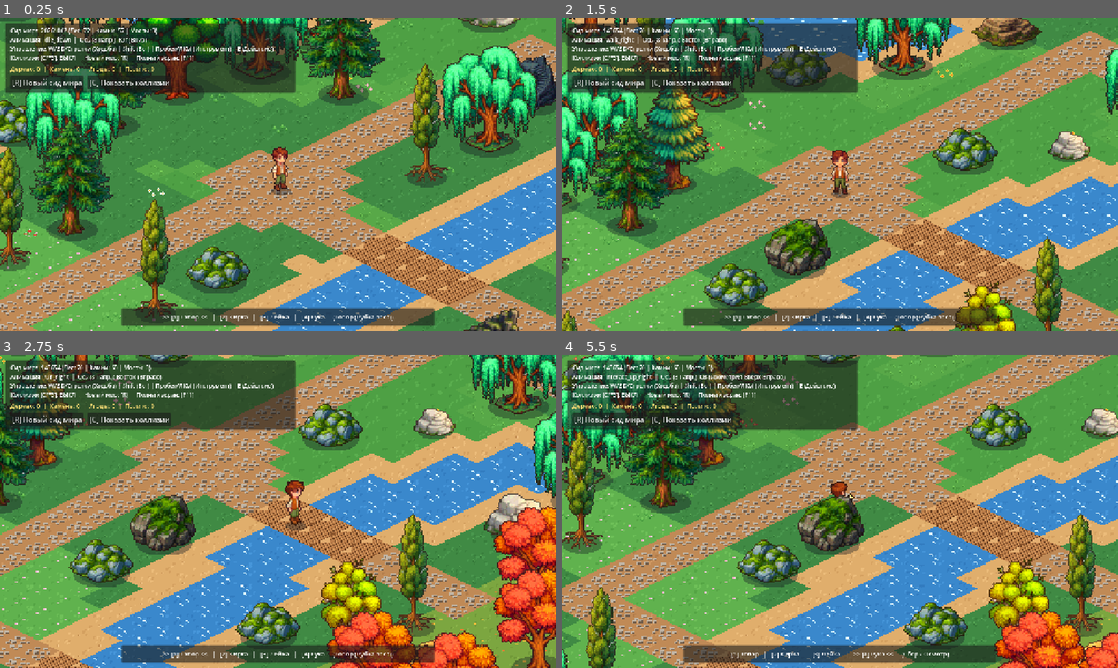
Above: before the commit, frames 1-4 (two rows, left to right).
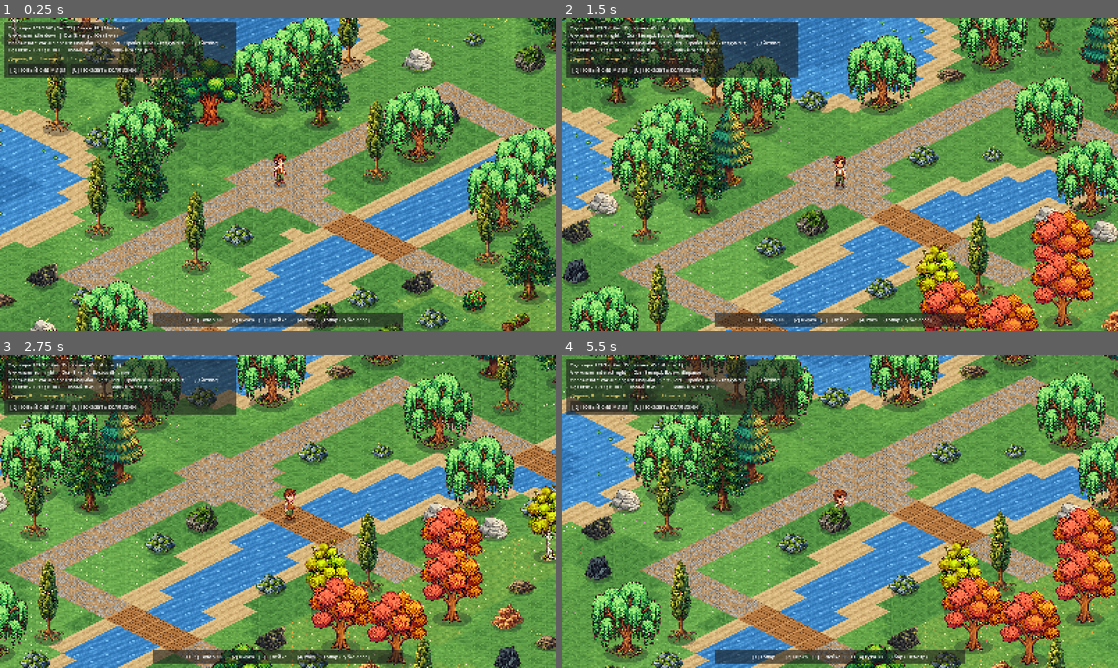
Above: after the commit, the same moments.

Repository: pajeroff/stardw
Game: Godot game, scene res://scenes/main.tscn
The game is run twice, just before and just after one commit, with the same random seed, the same clock (stepped at 60 frames per second) and the same inputs.
Inputs (mouse positions are in pixels of both pictures, inside the frame that each line leads up to):
- Up to frame 1 (0.25 s): no input
- Up to frame 2 (1.5 s): tap Enter at 0.5 s; move the mouse to (962, 158) at 0.52 s; hold D (move_right) 0.53-1.28 s; hold E (interact) 0.53-1.28 s; click (962, 158) at 0.67 s; move the mouse to (728, 190) at 1.27 s; hold S (move_down) from 1.28 s (still down); tap R (regenerate_world) at 1.35 s
- Up to frame 3 (2.75 s): move the mouse to (333, 442) at 2.02 s; release S (move_down) at 2.03 s; hold D (move_right) from 2.03 s (still down); hold Shift (sprint) from 2.03 s (still down)
- Up to frame 4 (5.5 s): move the mouse to (812, 574) at 2.77 s; release D (move_right) at 2.78 s; release Shift (sprint) at 2.78 s; hold W (move_up) 2.78-3.53 s; tap 1 (tool_1) at 2.85 s; click (812, 574) at 2.92 s; move the mouse to (1006, 558) at 3.52 s; hold 2 (tool_2) 3.53-4.28 s; hold A (move_left) 3.53-5.03 s; move the mouse to (673, 464) at 4.27 s; tap 3 (tool_3) at 4.35 s; move the mouse to (867, 511) at 5.02 s; hold S (move_down) from 5.03 s (still down); hold 4 (tool_4) from 5.03 s (still down); click (867, 511) at 5.17 s

The runs differ from the first frame. In frame 1, 84% of the frame differs, in the area x 0-100%, y 0-100%; in frame 2, 85%; in frame 3, 83%; in frame 4, 85%.

Commit message:
Restore 1:1 high-clarity pixel art, seamless flush terrain tiles, and dedicated forest props
Co-authored-by: arena-agent <297053741+arena-agent@users.noreply.github.com>

Diff:
--- a/project.godot
+++ b/project.godot
@@ -18,8 +18,8 @@
 
 [display]
 
-window/size/viewport_width=1280
-window/size/viewport_height=720
+window/size/viewport_width=1600
+window/size/viewport_height=900
 window/size/mode=3
 window/stretch/mode="canvas_items"
 window/stretch/aspect="expand"
--- a/scenes/player.tscn
+++ b/scenes/player.tscn
@@ -43,6 +43,6 @@
 
 [node name="Camera2D" type="Camera2D" parent="."]
 position = Vector2(0, -24)
-zoom = Vector2(1.5, 1.5)
+zoom = Vector2(1.25, 1.25)
 position_smoothing_enabled = true
 position_smoothing_speed = 8.0
Binary file added: assets/ai_raw/sdv_bush_berry.png
Binary file added: assets/ai_raw/sdv_log_fallen.png
Binary file added: assets/ai_raw/sdv_tree_stump.png
Binary file changed: assets/objects/bush_berry.png
Binary file changed: assets/objects/log_fallen.png
Binary file changed: assets/objects/rock_basalt.png
Binary file changed: assets/objects/rock_flat.png
Binary file changed: assets/objects/rock_large.png
Binary file changed: assets/objects/rock_limestone.png
Binary file changed: assets/objects/rock_river.png
Binary file changed: assets/objects/rock_sandstone.png
Binary file changed: assets/objects/rock_slate.png
(and 15 more such lines)
